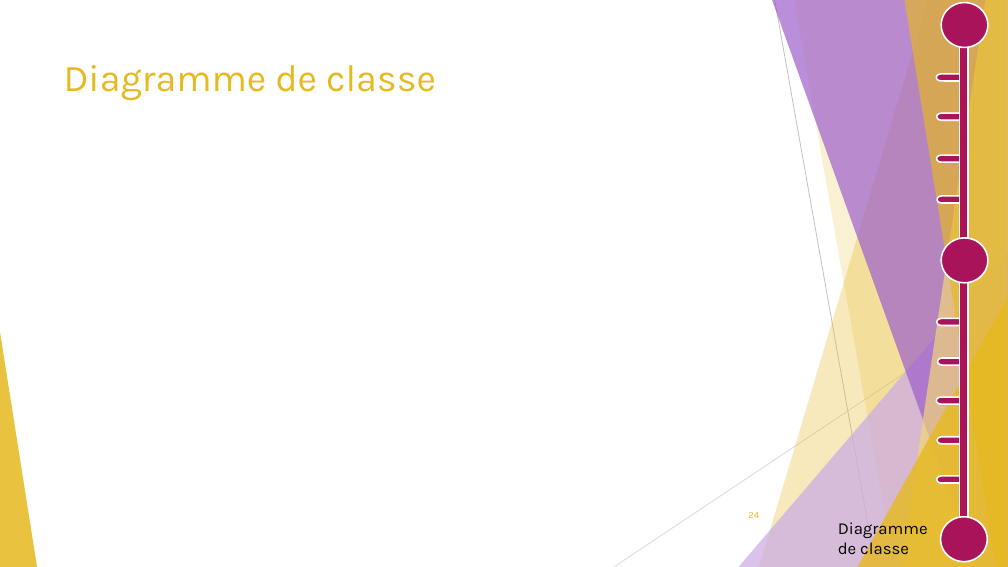
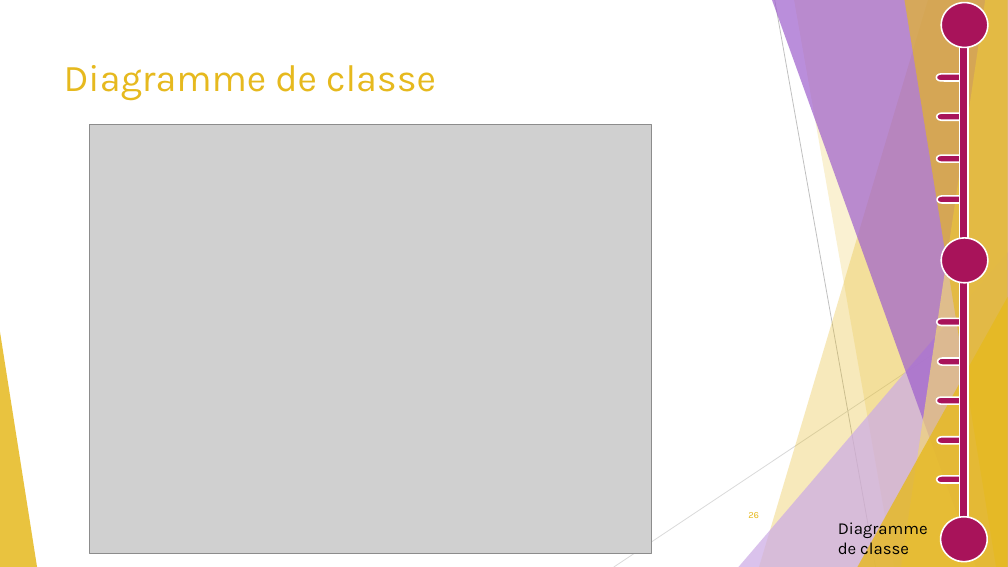
Before and after one commit to GuiguiMvn/Systeme-Escape-Game-Telethon, a slide deck: slide 26 of Cyril/Diapositives/Projet Théléton REVUE 2.pptx (slide 24 before the commit). Drawn at 1008x567 pixels with LibreOffice and Linux fonts; fonts in the diff are those of the drawing; grey boxes stand for pictures. Boxes give left, top, right and bottom in pixels: in the first picture for what was removed or moved away, otherwise in the second. Text is boxed around its words. In the diff, an @@ line names an element or a change of style, - is before the commit and + after.

Commit message:
MAJ diapo revu 2, diagramme de séquence et diagramme de classe

```diff
--- a/Cyril/Diapositives/Projet Théléton REVUE 2.pptx
+++ b/Cyril/Diapositives/Projet Théléton REVUE 2.pptx
@@ picture added at box(90, 125, 652, 554) @@
@@ page number at box(748, 512, 759, 518): text changed @@
-24
+26
```
Also in this commit, not shown: 5 other slides changed, 2 slides added, 3 other files.
